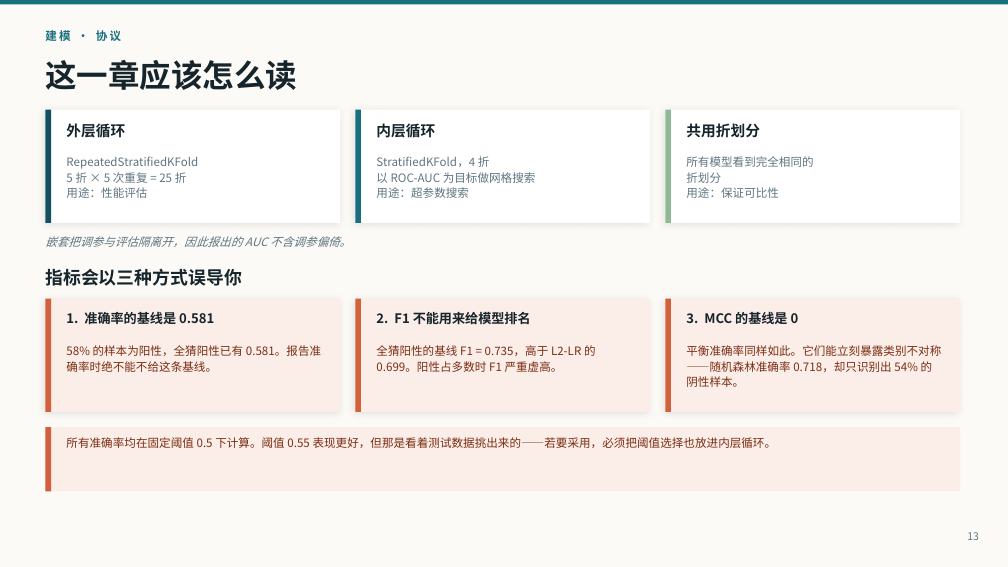
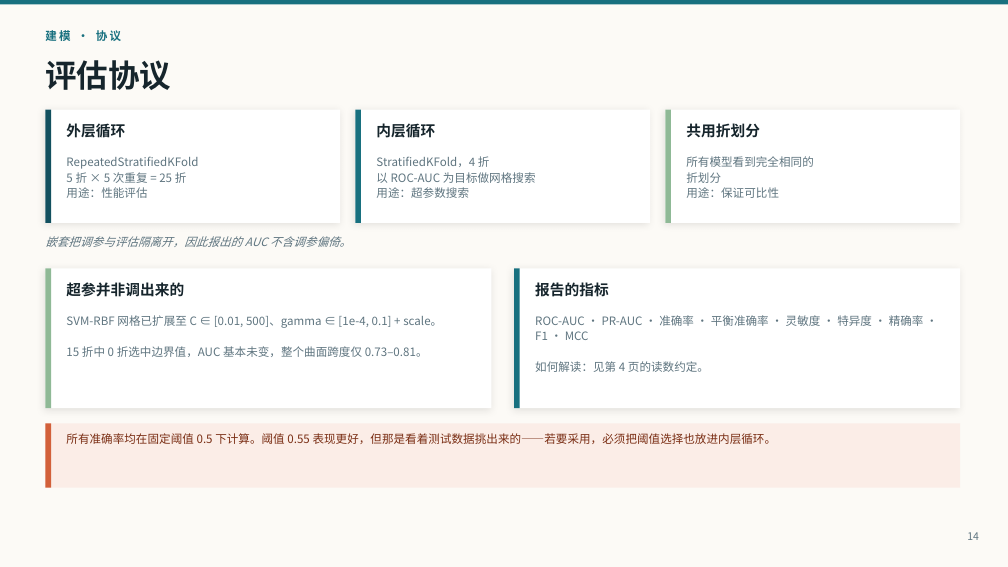
Before and after one commit to pengsihua2023/Christina-machine-learning-project, a slide deck: slide 14 of slides/Influenza_Microbiome_ML_Overview_ZH.pptx (slide 12 before the commit). Drawn at 1008x567 pixels with LibreOffice and Linux fonts; fonts in the diff are those of the drawing. Boxes give left, top, right and bottom in pixels: in the first picture for what was removed or moved away, otherwise in the second. Text is boxed around its words. In the diff, an @@ line names an element or a change of style, - is before the commit and + after.

```diff
--- a/slides/Influenza_Microbiome_ML_Overview_ZH.pptx
+++ b/slides/Influenza_Microbiome_ML_Overview_ZH.pptx
@@ text at (x1=45, y1=60, x2=171, y2=90): text changed @@
-这一章应该怎么读
+评估协议
@@ rectangle resized from (x1=45, y1=299, x2=51, y2=412) to (x1=45, y1=268, x2=51, y2=408) @@
@@ rectangle at (x1=45, y1=268, x2=51, y2=408): fill #D2603A to #8FB996 @@
@@ text removed at (x1=45, y1=268, x2=242, y2=286) @@
-指标会以三种方式误导你
@@ rectangle added at (x1=45, y1=268, x2=492, y2=408), fill #FFFFFF @@
@@ rectangle resized from (x1=355, y1=299, x2=650, y2=412) to (x1=514, y1=268, x2=520, y2=408) @@
@@ rectangle at (x1=514, y1=268, x2=520, y2=408): fill #FBEDE7 to #18707F; shadow off @@
@@ rectangle added at (x1=514, y1=268, x2=960, y2=408), fill #FFFFFF @@
@@ rectangle removed at (x1=45, y1=299, x2=340, y2=412) @@
@@ text added at (x1=66, y1=282, x2=184, y2=297), 14 pt, text #16252C, bold @@
+超参并非调出来的
@@ rectangle removed at (x1=355, y1=299, x2=361, y2=412) @@
@@ text added at (x1=535, y1=280, x2=609, y2=299), 14 pt, text #16252C, bold @@
+报告的指标
@@ rectangle removed at (x1=665, y1=299, x2=960, y2=412) @@
@@ rectangle removed at (x1=665, y1=299, x2=671, y2=412) @@
@@ text at (x1=66, y1=315, x2=442, y2=357): text changed; size 12.5 to 11 pt; text colour #16252C to #5F7580; bold off @@
-1. 准确率的基线是 0.581
+SVM-RBF 网格已扩展至 C ∈ [0.01, 500]、gamma ∈ [1e-4, 0.1] + scale。
+15 折中 0 折选中边界值，AUC 基本未变，整个曲面跨度仅 0.73–0.81。
@@ text removed at (x1=376, y1=312, x2=531, y2=324) @@
-2. F1 不能用来给模型排名
@@ text added at (x1=535, y1=315, x2=924, y2=372), 11 pt, text #5F7580 @@
+ROC-AUC · PR-AUC · 准确率 · 平衡准确率 · 灵敏度 · 特异度 · 精确率 · F1 · MCC
+如何解读：见第 4 页的读数约定。
@@ text removed at (x1=686, y1=312, x2=799, y2=324) @@
-3. MCC 的基线是 0
@@ text removed at (x1=66, y1=345, x2=321, y2=372) @@
-58% 的样本为阳性，全猜阳性已有 0.581。报告准确率时绝不能不给这条基线。
@@ text removed at (x1=376, y1=345, x2=596, y2=372) @@
-全猜阳性的基线 F1 = 0.735，高于 L2-LR 的 0.699。阳性占多数时 F1 严重虚高。
@@ text removed at (x1=686, y1=345, x2=941, y2=387) @@
-平衡准确率同样如此。它们能立刻暴露类别不对称——随机森林准确率 0.718，却只识别出 54% 的阴性样本。
@@ 2 rectangles, 1 text moved together from (x1=45, y1=427, x2=960, y2=492) to (x1=45, y1=423, x2=960, y2=488) @@
@@ text at (x1=967, y1=532, x2=979, y2=540): text changed @@
-13
+14
```
Also in this commit, not shown: 20 other slides changed, 2 slides added, 3 other files.
